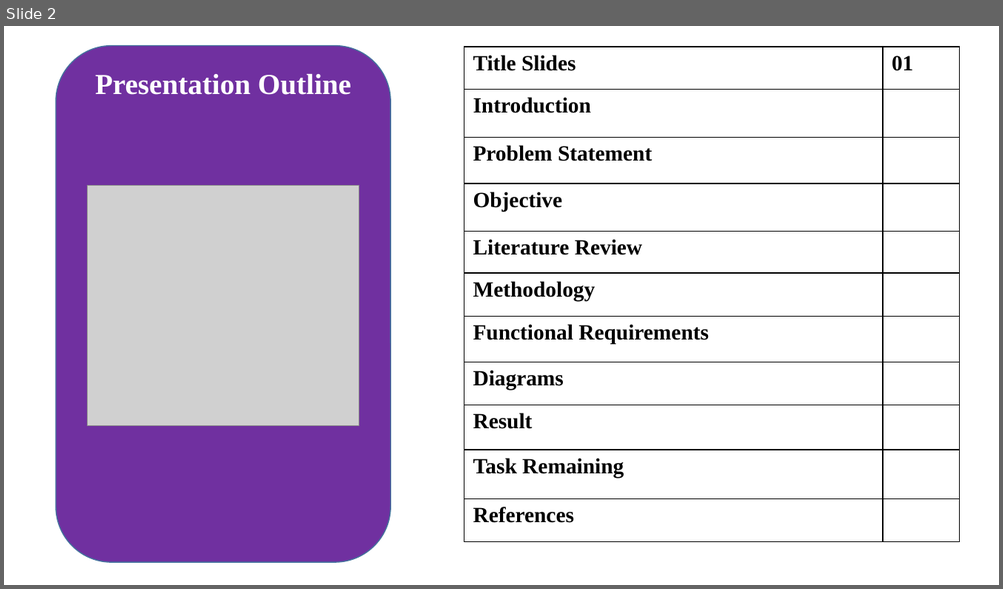
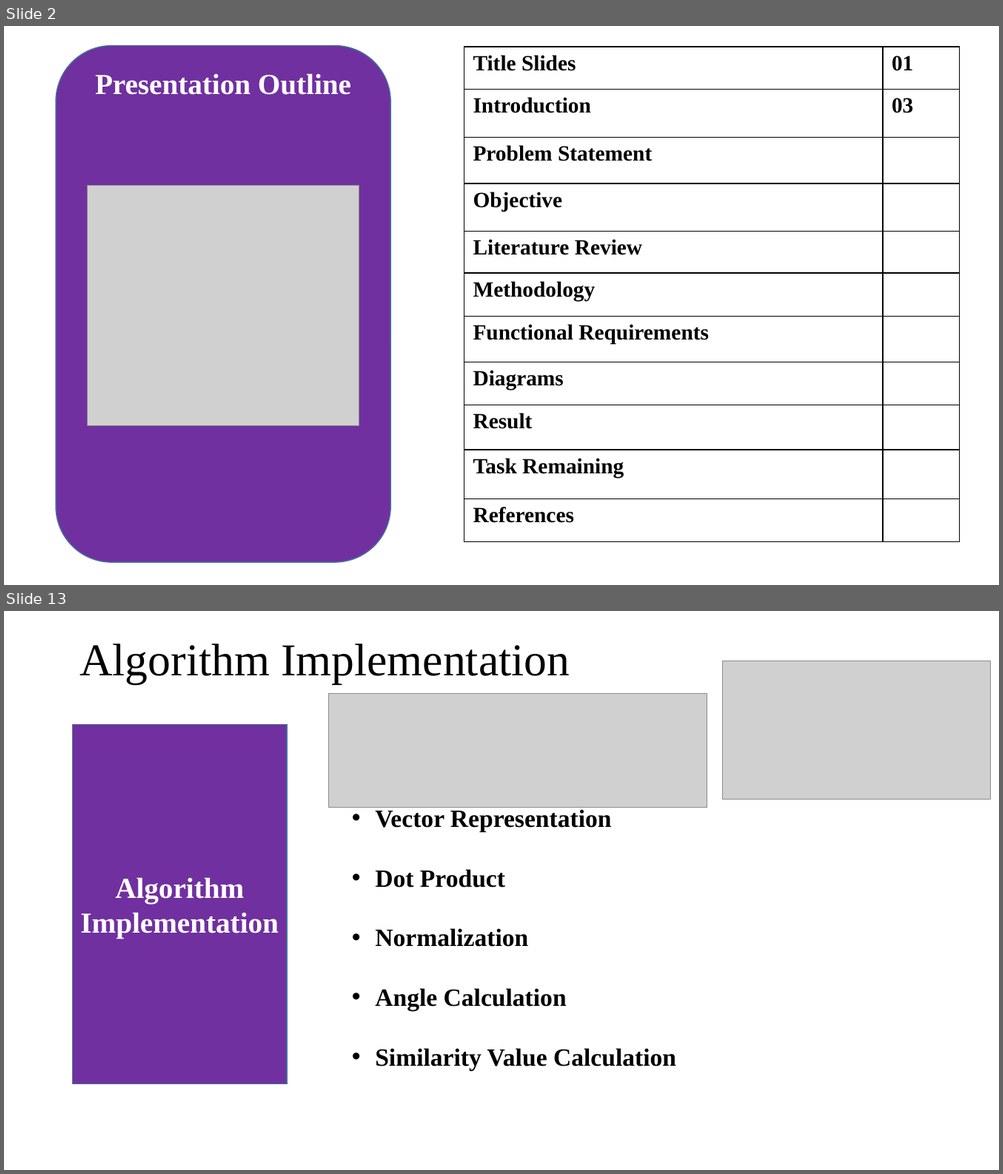
Before and after one commit to SaurabhSubedi/Hire-Hawk, a slide deck: Docs/MidtermPresentationHireHawk.pptx. Shown one above the other, each under a label of ours: slide 2 before the commit, slides 2 and 13 after it; the slides between them are not shown. The pictures are 1003x589 and 1003x1174 pixels, drawn with LibreOffice and Linux fonts; fonts in the diff are those of the drawing; grey boxes stand for pictures. Boxes give left, top, right and bottom in pixels: in the first picture for what was removed or moved away, otherwise in the second. Text is boxed around its words. In the diff, an @@ line names an element or a change of style, - is before the commit and + after.

```diff
--- a/Docs/MidtermPresentationHireHawk.pptx
+++ b/Docs/MidtermPresentationHireHawk.pptx
@@ slide 13 added at box(4, 611, 999, 1170), background #FFFFFF @@
@@ title added at box(79, 644, 569, 684), 44 pt, text #000000 @@
+Algorithm Implementation
@@ picture added at box(723, 661, 990, 799) @@
@@ picture added at box(329, 694, 707, 808) @@
@@ rectangle added at box(73, 724, 287, 1084), fill #7030A0, outline #43739E 1 pt, 28 pt, text #FFFFFF, bold @@
+Algorithm Implementation
@@ text added at box(375, 809, 676, 1071), 24 pt, text #000000, bold @@
+• Vector Representation
+• Dot Product
+• Normalization
+• Angle Calculation
+• Similarity Value Calculation
@@ slide 2 changed as well @@
@@ table at box(464, 47, 960, 543) @@
-row 2, column 2: 
+row 2, column 2: 03
```
Also in this commit, not shown: 6 other slides changed, 17 other slides added, 8 slides removed, 6 other files.
